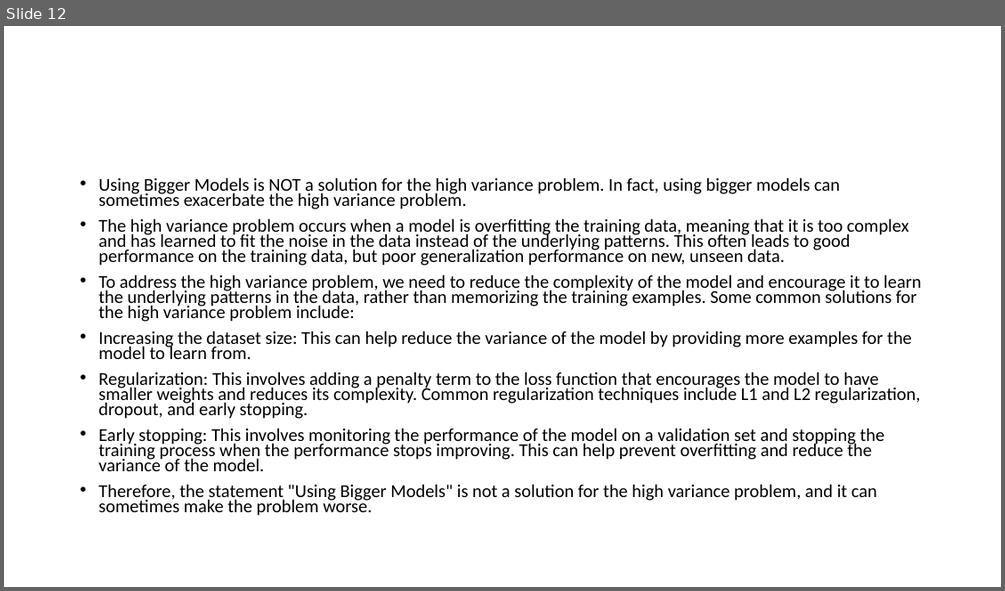
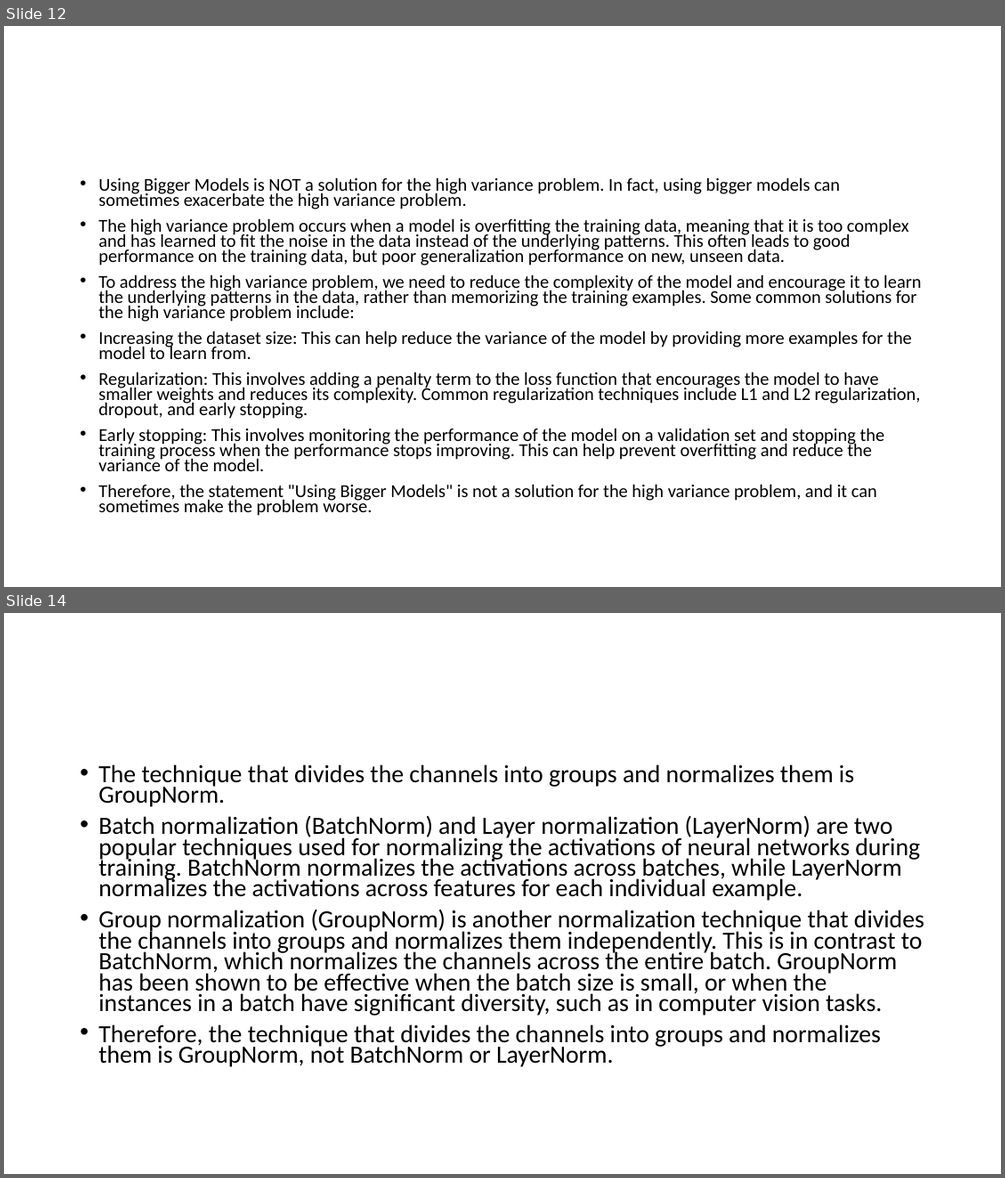
Before and after one commit to Saira55/Machine-Learning-Multiple-Choice-Questions, a slide deck: Machine Learning Quiz Question.pptx. Shown one above the other, each under a label of ours: slide 12 before the commit, slides 12 and 14 after it; the slides between them are not shown. The pictures are 1005x591 and 1005x1178 pixels, drawn with LibreOffice and Linux fonts; fonts in the diff are those of the drawing. Boxes give left, top, right and bottom in pixels: in the first picture for what was removed or moved away, otherwise in the second. Text is boxed around its words. In the diff, an @@ line names an element or a change of style, - is before the commit and + after.

```diff
--- a/Machine Learning Quiz Question.pptx
+++ b/Machine Learning Quiz Question.pptx
@@ slide 14 added at box(4, 613, 1001, 1174), background #FFFFFF @@
@@ text added at box(98, 764, 924, 1067), 23.8 pt, text #000000 @@
+• The technique that divides the channels into groups and normalizes them is GroupNorm.
+• Batch normalization (BatchNorm) and Layer normalization (LayerNorm) are two popular techniques used for normalizing the activations of neural networks during training. BatchNorm normalizes the activations across batches, while LayerNorm normalizes the activations across features for each individual example.
+• Group normalization (GroupNorm) is another normalization technique that divides the channels into groups and normalizes them independently. This is in contrast to BatchNorm, which normalizes the channels across the entire batch. GroupNorm has been shown to be effective when the batch size is small, or when the instances in a batch have significant diversity, such as in computer vision tasks.
+• Therefore, the technique that divides the channels into groups and normalizes them is GroupNorm, not BatchNorm or LayerNorm.
```
Also in this commit, not shown: 4 other slides added.
